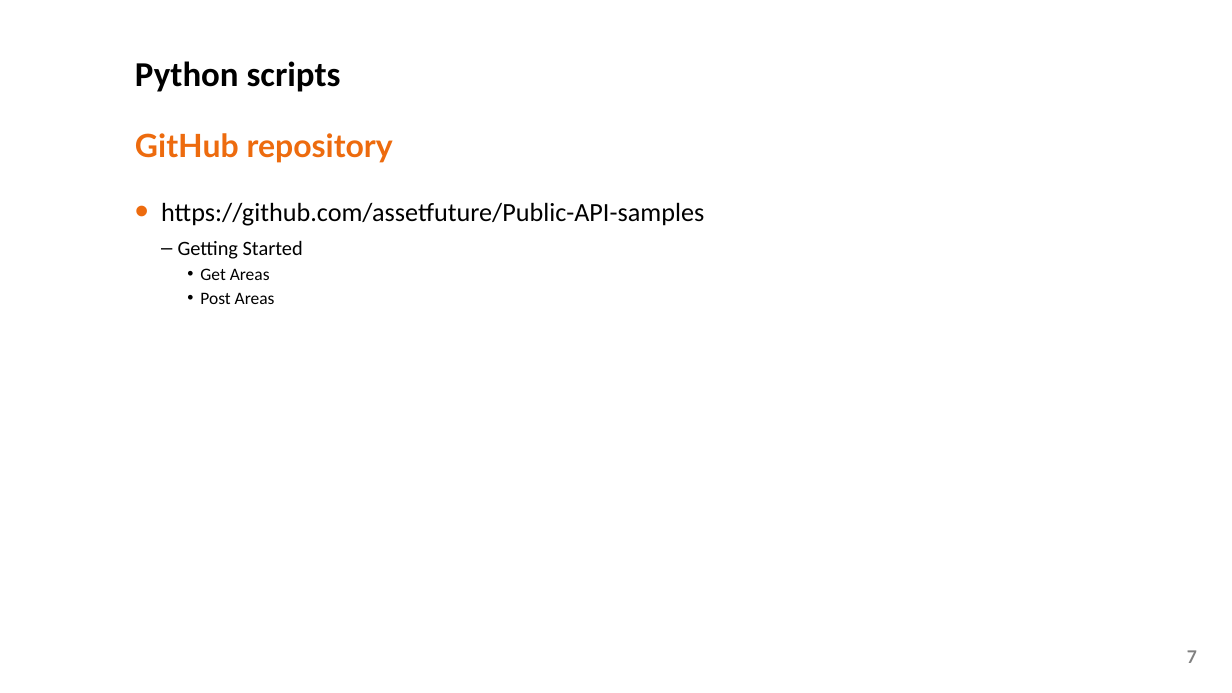
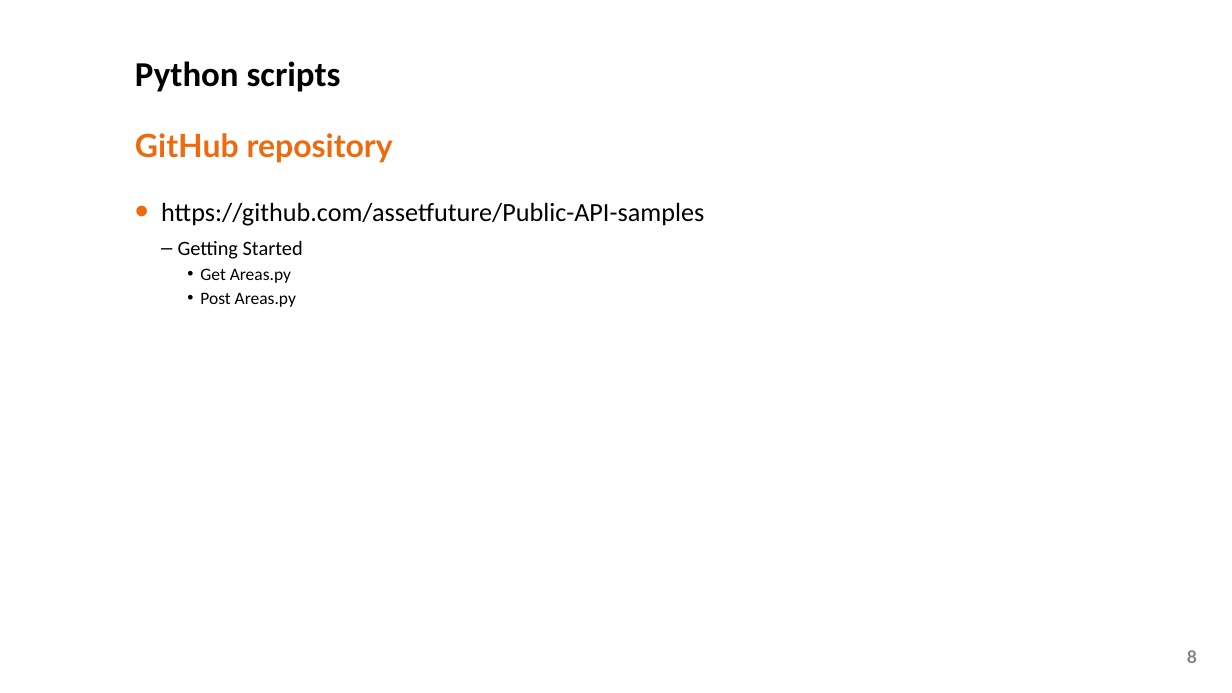
Before and after one commit to assetfuture/Public-API-samples, a slide deck: slide 8 of Getting Started/1. GettingStarted.pptx (slide 7 before the commit). Drawn at 1232x693 pixels with LibreOffice and Linux fonts; fonts in the diff are those of the drawing; background and template pictures are left out. Boxes give left, top, right and bottom in pixels: in the first picture for what was removed or moved away, otherwise in the second. Text is boxed around its words. In the diff, an @@ line names an element or a change of style, - is before the commit and + after.

```diff
--- a/Getting Started/1. GettingStarted.pptx
+++ b/Getting Started/1. GettingStarted.pptx
@@ text at (200, 268, 296, 307): text changed @@
-    • Get Areas
-    • Post Areas
+    • Get Areas.py
+    • Post Areas.py
@@ page number at (1187, 650, 1197, 663): text changed @@
-7
+8
```
Also in this commit, not shown: 2 other slides changed, 3 slides added.
